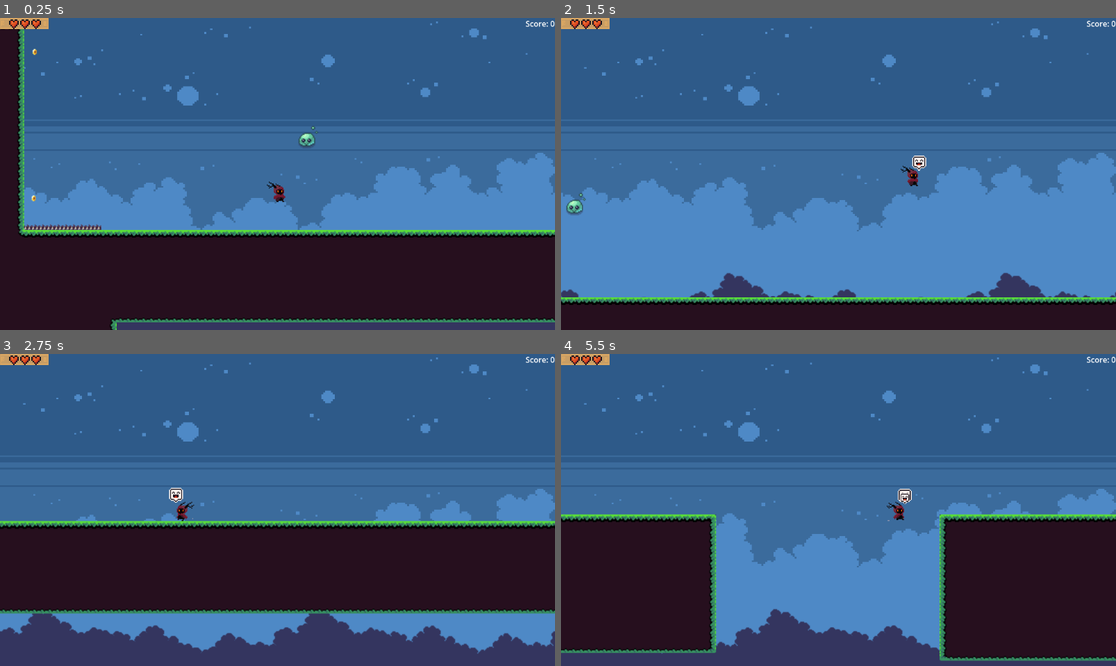
Above: before the commit, frames 1-4 (two rows, left to right).
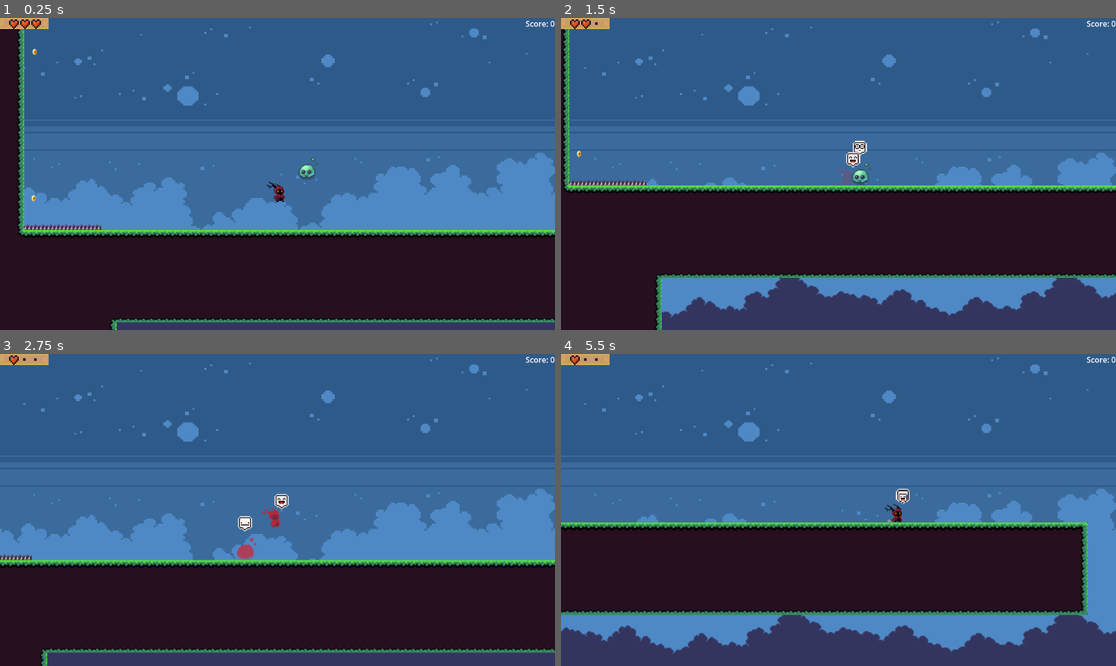
Above: after the commit, the same moments.

Repository: ag-pacier/Serif_Platformer
Game: Godot game, scene res://LevelStuff/Devlevel/devLevel.tscn
The game is run twice, just before and just after one commit, with the same random seed, the same clock (stepped at 60 frames per second) and the same inputs. Sound files missing from this copy of the repository are replaced by a short silence.
Inputs:
- Up to frame 1 (0.25 s): no input
- Up to frame 2 (1.5 s): tap Enter (return_but) at 0.5, 1.35 s; hold Right (right) from 0.53 s (still down); tap F (action) at 0.6 s; tap Space (jump) at 0.77 s
- Up to frame 3 (2.75 s): tap Space (jump) at 1.52 s; release Right (right) at 2.03 s; hold Left (left) from 2.03 s (still down); tap F (action) at 2.1 s
- Up to frame 4 (5.5 s): release Left (left) at 2.78 s; hold Right (right) 2.78-4.28 s; tap Enter (return_but) at 2.85, 4.35 s; tap Space (jump) at 3.02, 3.77, 4.52 s; tap F (action) at 3.6, 5.1 s; hold Left (left) 4.28-5.03 s; hold Right (right) from 5.03 s (still down)

The runs differ from the first frame. In frame 1, 0.3% of the frame differs, in the area x 53-58%, y 34-52%; in frame 2, 43%, in the area x 0-100%, y 0-100%; in frame 3, 29%; in frame 4, 27%.

Commit message:
attacking incomplete
Working on attack and being attacked for baddies

Diff:
--- a/LevelStuff/Devlevel/devLevel.tscn
+++ b/LevelStuff/Devlevel/devLevel.tscn
@@ -187,7 +187,10 @@
 position = Vector2(317, 137)
 collision_layer = 70
 collision_mask = 542
-flying = true
+floor_constant_speed = false
+platform_on_leave = 0
+max_health = 3
+aggro = true
 react_time = 0.5
 time_to_default = 5
 
--- a/Sprites/Baddies/baddie_base.gd
+++ b/Sprites/Baddies/baddie_base.gd
@@ -18,6 +18,8 @@
 ## See nothing counter
 @export var time_to_default: int = 5
 @onready var nothing_check: int = 0
+## Attack Frame
+@export var attack_frm: int
 
 @onready var gravity = ProjectSettings.get_setting("physics/2d/default_gravity")
 @onready var last_seen
@@ -29,6 +31,8 @@
 @onready var ani_node = $AnimatedSprite2D
 @onready var color_v: float = 0
 @onready var default_aggro: bool = aggro
+@onready var mainc_loc
+@onready var attacking: bool = false
 
 enum behave {
 	ASLEEP = 0,
@@ -53,8 +57,8 @@
 	# If the injury timer is running, tweak the V of the HSV
 	if not $InjuryTimer.is_stopped():
 		var new_alpha = randf_range(0.1, 0.8)
-		color_v += 2.0
-		ani_node.self_modulate = Color.from_hsv(0, 100, color_v, new_alpha)
+		color_v += 0.9
+		ani_node.self_modulate = Color.from_hsv(0, 1, color_v, new_alpha)
 	# Make gravity happen
 	if not flying and not is_on_floor():
 		if velocity.y < 600:
@@ -143,10 +147,11 @@
 	if $VisionCast.is_colliding():
 		var coll_body = $VisionCast.get_collider()
 		if coll_body.is_in_group("MainC"):
+			mainc_loc = coll_body.position
 			if last_seen == null and nothing_check == 0:
 				behavior_transition(behave.SHOCK)
 			else:
-				if current_feel != behave.ANGRY:
+				if current_feel != behave.ANGRY and aggro:
 					behavior_transition(behave.ANGRY)
 					nothing_check = 1
 		last_seen = coll_body
@@ -159,6 +164,8 @@
 				nothing_check += 1
 			else:
 				nothing_check = 0
+		else:
+			mainc_loc = null
 
 
 
@@ -210,3 +217,14 @@
 				$InjuryTimer.start()
 	else:
 		body.change_health(-1)
+
+
+func _on_attack_box_entered(body: Node2D) -> void:
+	if body.is_in_group("MainC") and aggro and $InjuryTimer.is_stopped():
+		attacking = true
+		if current_feel == behave.ANGRY:
+			$AnimatedSprite2D.animation = "attack"
+
+func _on_attack_box_exited(body: Node2D) -> void:
+	if body.is_in_group("MainC"):
+		attacking = false
--- a/Sprites/Baddies/baddie_base.tscn
+++ b/Sprites/Baddies/baddie_base.tscn
@@ -6,6 +6,9 @@
 [sub_resource type="CapsuleShape2D" id="CapsuleShape2D_ufvih"]
 radius = 7.0
 height = 20.0
+
+[sub_resource type="RectangleShape2D" id="RectangleShape2D_e5x31"]
+size = Vector2(14, 20)
 
 [sub_resource type="RectangleShape2D" id="RectangleShape2D_ufvih"]
 size = Vector2(22, 22)
@@ -29,6 +32,8 @@
 collision_layer = 64
 collision_mask = 526
 slide_on_ceiling = false
+floor_constant_speed = true
+platform_on_leave = 2
 platform_floor_layers = 4294966698
 platform_wall_layers = 4
 safe_margin = 1.0
@@ -38,6 +43,11 @@
 
 [node name="CollisionShape2D" type="CollisionShape2D" parent="."]
 shape = SubResource("CapsuleShape2D_ufvih")
+
+[node name="AttackBox" type="Area2D" parent="."]
+
+[node name="CollisionShape2D" type="CollisionShape2D" parent="AttackBox"]
+shape = SubResource("RectangleShape2D_e5x31")
 
 [node name="HitBox" type="Area2D" parent="."]
 collision_layer = 0
@@ -76,7 +86,10 @@
 [node name="BehaveTimer" type="Timer" parent="."]
 one_shot = true
 
+[connection signal="body_entered" from="AttackBox" to="." method="_on_attack_box_entered"]
+[connection signal="body_exited" from="AttackBox" to="." method="_on_attack_box_exited"]
 [connection signal="body_entered" from="HitBox" to="." method="_on_hit_box_body_entered"]
 [connection signal="animation_finished" from="AnimatedSprite2D" to="." method="_on_animated_sprite_2d_animation_finished"]
 [connection signal="timeout" from="VisualTimer" to="." method="_on_visual_timer_timeout"]
+[connection signal="timeout" from="InjuryTimer" to="." method="_on_injury_timer_timeout"]
 [connection signal="timeout" from="BehaveTimer" to="." method="_on_behave_timer_timeout"]
Not shown: 1 places in Sprites/Baddies/baddie_base.tscn that only renumber resources
